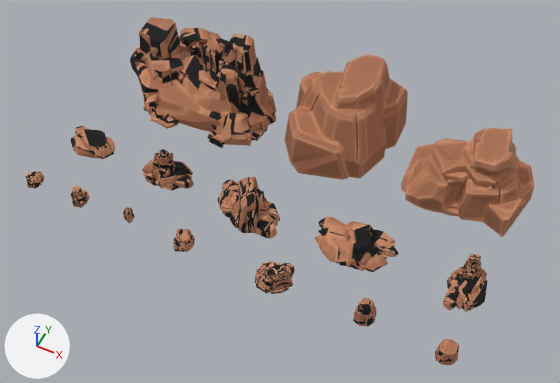
What one commit did to the glTF model assets/p_desert_rocks.glb.
Camera for both pictures: a 50 mm lens placed at (65.5, -57.5, 77.1), pointed at (35.0, 3.6, 0.8). Arrows for +X, +Y and +Z are at lower left; the lights stay in place. The first picture is the older version. Where no turn or scale is listed for an object, it has been applied to the vertices.

Names of what the first picture shows: 'Cube.001_small_rock_0', 'Cube.003_small_rock_0', 'Cube.004_small_rock_0', 'Cube.005_Midle_rock_1_0', 'Cube.006_Midle_rock_1_0', 'Cube.007_small_rock_0', 'Cube.008_Midle_rock_2_0', 'Cube.009_Big_rock_2_0', 'Cube.010_Midle_rock_2_0', 'Cube.011_Small_rock_2_0', 'Cube.013_Big_rock_1_0', 'Cube.014_Midle_rock_3_0', 'Cube.015_Big_rock_3_0', 'Cube.016_Small_rock_2_0', 'Cube.017_Midle_rock_3_0'.
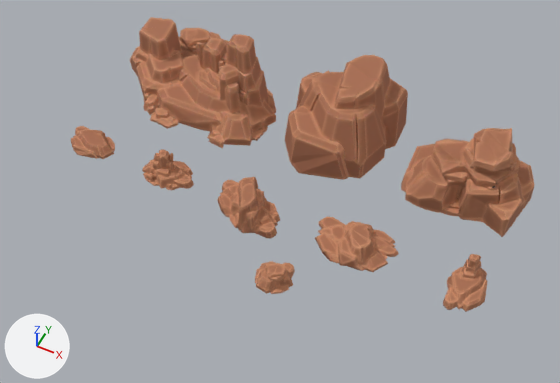
Changed parts and their boxes [x1, y1, x2, y2] in the pictures (560 x 383 px):
'Cube.013_Big_rock_1_0', surface changed (lighter)
    both: [130, 17, 276, 149]
'Cube.010_Midle_rock_2_0', surface changed
    both: [315, 216, 399, 272]
'Cube.008_Midle_rock_2_0', surface changed
    both: [217, 177, 280, 238]
'Cube.014_Midle_rock_3_0', surface changed (lighter)
    both: [443, 254, 488, 312]
'Cube.006_Midle_rock_1_0', surface changed (lighter)
    both: [142, 149, 194, 191]
'Cube.005_Midle_rock_1_0', surface changed (lighter)
    both: [71, 126, 115, 159]
'Cube.017_Midle_rock_3_0', surface changed (lighter)
    both: [255, 261, 295, 294]
'Cube.011_Small_rock_2_0', deleted (brown)
    before: [435, 339, 459, 365]
'Cube.016_Small_rock_2_0', deleted
    before: [353, 298, 376, 326]
'Cube.007_small_rock_0', deleted (brown)
    before: [173, 228, 195, 252]
'Cube.003_small_rock_0', deleted
    before: [70, 186, 89, 208]
'Cube.001_small_rock_0', deleted
    before: [25, 171, 44, 189]
'Cube.004_small_rock_0', deleted
    before: [123, 207, 134, 223]

Patch to the scene script:
```diff
--- a/assets/p_desert_rocks.glb.py
+++ b/assets/p_desert_rocks.glb.py
@@ mat_midle_rock_1 @@
 n2 = _N.new('ShaderNodeTexImage'); n2.name = 'Image Texture'
-n2.image = img_image_3
+n2.image = img_image_0
 n3 = _N.new('ShaderNodeMath'); n3.name = 'Math'
@@ mat_midle_rock_1 @@
 n6 = _N.new('ShaderNodeTexImage'); n6.name = 'Image Texture.001'
-n6.image = img_image_4
+n6.image = img_image_1
 n7 = _N.new('ShaderNodeNormalMap'); n7.name = 'Normal Map'
@@ mat_midle_rock_1 @@
 n8 = _N.new('ShaderNodeTexImage'); n8.name = 'Image Texture.002'
-n8.image = img_image_5
+n8.image = img_image_2
 _L.new(n0.outputs[0], n1.inputs[0])  # 'BSDF' to 'Surface'
@@ mat_midle_rock_2 @@
 n2 = _N.new('ShaderNodeTexImage'); n2.name = 'Image Texture'
-n2.image = img_image_6
+n2.image = img_image_3
 n3 = _N.new('ShaderNodeMath'); n3.name = 'Math'
@@ mat_midle_rock_2 @@
 n6 = _N.new('ShaderNodeTexImage'); n6.name = 'Image Texture.001'
-n6.image = img_image_7
+n6.image = img_image_4
 n7 = _N.new('ShaderNodeNormalMap'); n7.name = 'Normal Map'
@@ mat_midle_rock_2 @@
 n8 = _N.new('ShaderNodeTexImage'); n8.name = 'Image Texture.002'
-n8.image = img_image_8
+n8.image = img_image_5
 _L.new(n0.outputs[0], n1.inputs[0])  # 'BSDF' to 'Surface'
@@ mat_midle_rock_3 @@
 n2 = _N.new('ShaderNodeTexImage'); n2.name = 'Image Texture'
-n2.image = img_image_9
+n2.image = img_image_6
 n3 = _N.new('ShaderNodeMath'); n3.name = 'Math'
@@ mat_midle_rock_3 @@
 n6 = _N.new('ShaderNodeTexImage'); n6.name = 'Image Texture.001'
-n6.image = img_image_10
+n6.image = img_image_7
 n7 = _N.new('ShaderNodeNormalMap'); n7.name = 'Normal Map'
@@ mat_midle_rock_3 @@
 n8 = _N.new('ShaderNodeTexImage'); n8.name = 'Image Texture.002'
-n8.image = img_image_11
+n8.image = img_image_8
 _L.new(n0.outputs[0], n1.inputs[0])  # 'BSDF' to 'Surface'
@@ mat_big_rock_1 @@
 n2 = _N.new('ShaderNodeTexImage'); n2.name = 'Image Texture'
-n2.image = img_image_15
+n2.image = img_image_9
 n3 = _N.new('ShaderNodeMath'); n3.name = 'Math'
@@ mat_big_rock_1 @@
 n6 = _N.new('ShaderNodeTexImage'); n6.name = 'Image Texture.001'
-n6.image = img_image_16
+n6.image = img_image_10
 n7 = _N.new('ShaderNodeNormalMap'); n7.name = 'Normal Map'
@@ mat_big_rock_1 @@
 n8 = _N.new('ShaderNodeTexImage'); n8.name = 'Image Texture.002'
-n8.image = img_image_17
+n8.image = img_image_11
 _L.new(n0.outputs[0], n1.inputs[0])  # 'BSDF' to 'Surface'
@@ ob_cube_001_small_rock_0 @@
-ob_cube_001_small_rock_0 = bpy.data.objects.new('Cube.001_small_rock_0', me_cube_001_small_rock_0)
-ob_cube_001_small_rock_0.location = (4.33, -8.81, 0.46)
@@ ob_cube_003_small_rock_0 @@
-ob_cube_003_small_rock_0 = bpy.data.objects.new('Cube.003_small_rock_0', me_cube_003_small_rock_0)
-ob_cube_003_small_rock_0.location = (11.74, -8.81, 0.89)
@@ ob_cube_004_small_rock_0 @@
-ob_cube_004_small_rock_0 = bpy.data.objects.new('Cube.004_small_rock_0', me_cube_004_small_rock_0)
-ob_cube_004_small_rock_0.location = (19.49, -8.74, 0.91)
@@ ob_cube_007_small_rock_0 @@
-ob_cube_007_small_rock_0 = bpy.data.objects.new('Cube.007_small_rock_0', me_cube_007_small_rock_0)
-ob_cube_007_small_rock_0.location = (27.8, -8.96, 0.84)
@@ ob_cube_011_small_rock_2_0 @@
-ob_cube_011_small_rock_2_0 = bpy.data.objects.new('Cube.011_Small_rock_2_0', me_cube_011_small_rock_2_0)
-ob_cube_011_small_rock_2_0.location = (62.36, -9.5, 0.92)
@@ ob_cube_016_small_rock_2_0 @@
-ob_cube_016_small_rock_2_0 = bpy.data.objects.new('Cube.016_Small_rock_2_0', me_cube_016_small_rock_2_0)
-ob_cube_016_small_rock_2_0.location = (52.26, -8.94, 1.52)
```
